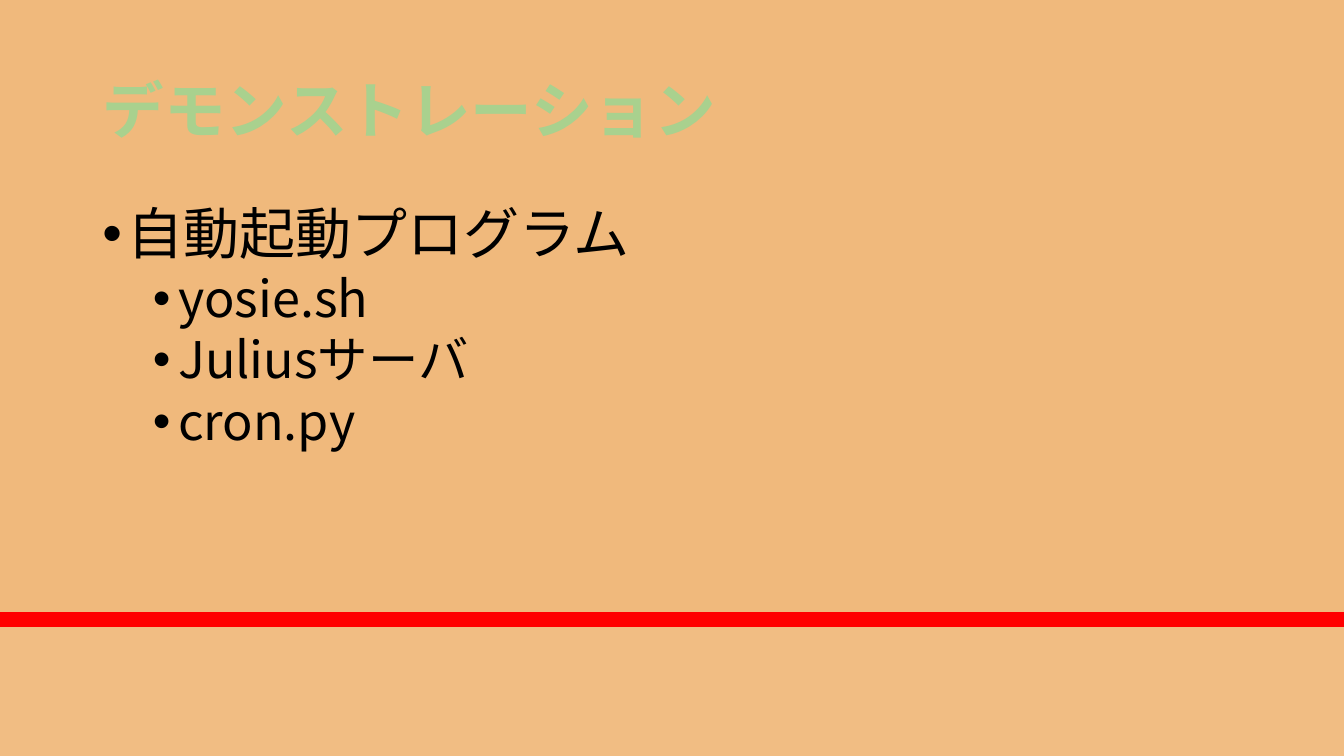
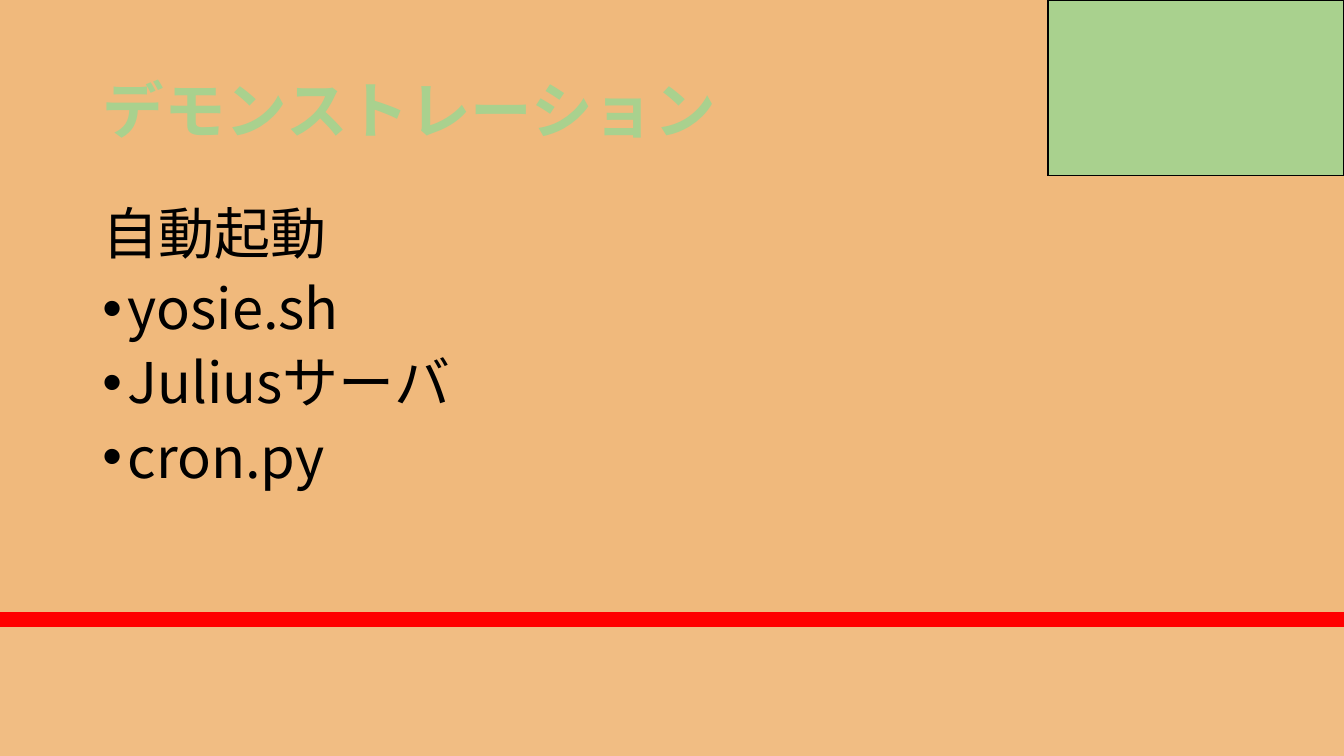
Before and after one commit to RikiishiSuzunosuke/AIspeaker_yosie, a slide deck: slide 26 of presentation/AIスピーカー開発_3_main.pptx. Drawn at 1344x756 pixels with LibreOffice and Linux fonts; fonts in the diff are those of the drawing. Boxes give left, top, right and bottom in pixels: in the first picture for what was removed or moved away, otherwise in the second. Text is boxed around its words. In the diff, an @@ line names an element or a change of style, - is before the commit and + after.

```diff
--- a/presentation/AIスピーカー開発_3_main.pptx
+++ b/presentation/AIスピーカー開発_3_main.pptx
@@ rectangle added at <box>1049,0,1344,175</box>, fill #A9D18E, outline #000000 1 pt @@
@@ text at <box>102,207,326,259</box>: text changed @@
-• 自動起動プログラム
+自動起動
@@ text at <box>128,284,451,491</box>: size 36 to 40 pt in "yosie.sh", "Juliusサーバ", "cron.py"; list level 2 to 1 in "yosie.sh"; list level 2 to 1 in "Juliusサーバ"; list level 2 to 1 in "cron.py" @@
```
Also in this commit, not shown: 14 other slides changed, 4 other files.
